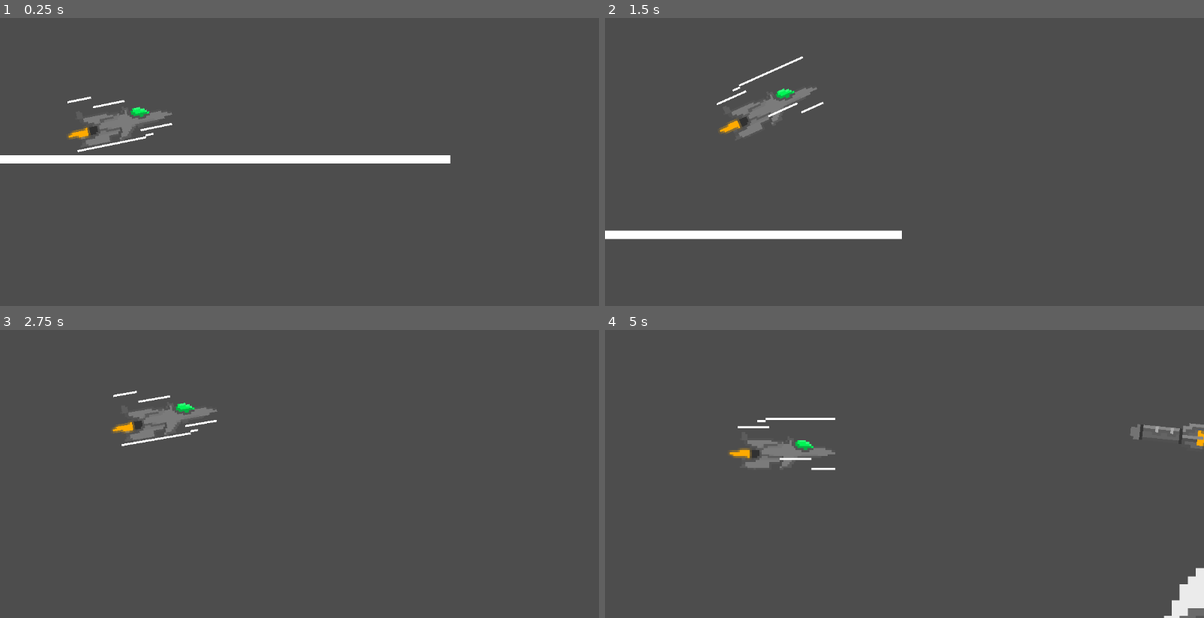
Above: before the commit, frames 1-4 (two rows, left to right).
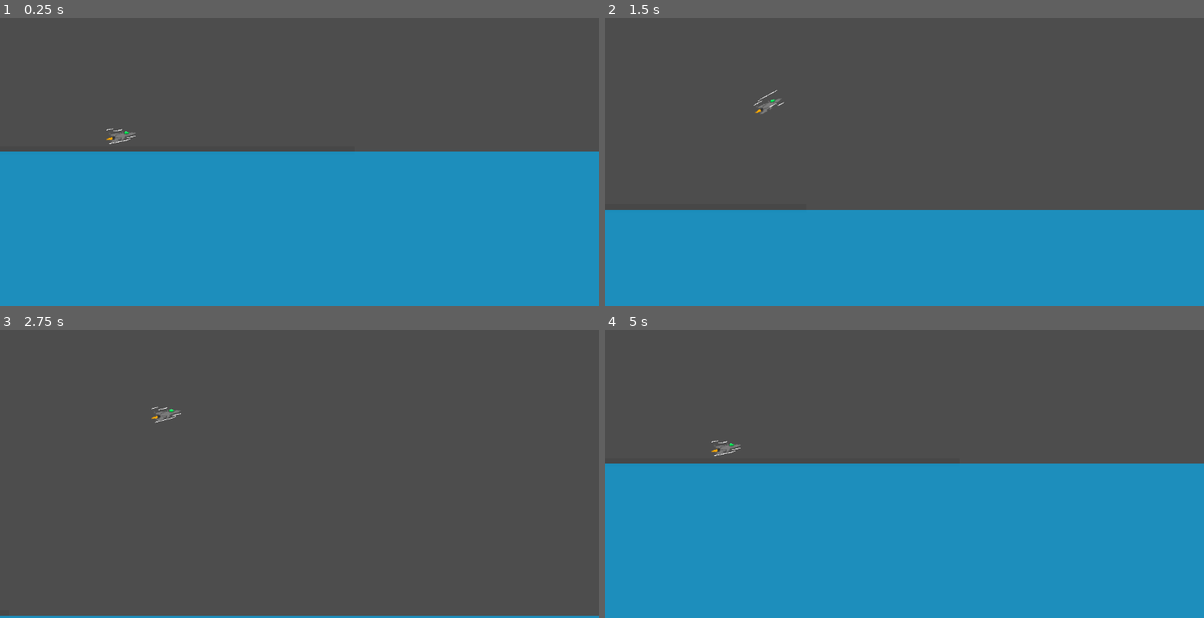
Above: after the commit, the same moments.

Repository: star6fish/DigitalTechInternalInternal
Game: Godot game, scene res://scenes/TestingScene.tscn
The game is run twice, just before and just after one commit, with the same random seed, the same clock (stepped at 60 frames per second) and the same inputs. The project has no main scene, so this scene is started directly.
Inputs:
- Up to frame 1 (0.25 s): no input
- Up to frame 2 (1.5 s): hold Right (ui_right) from 0.53 s (still down); tap Up (ui_up) at 0.77 s
- Up to frame 3 (2.75 s): tap Up (ui_up) at 1.52 s; release Right (ui_right) at 2.03 s; hold Left (ui_left) from 2.03 s (still down)
- Up to frame 4 (5 s): release Left (ui_left) at 2.78 s; hold Right (ui_right) 2.78-4.28 s; tap Up (ui_up) at 3.02, 3.77, 4.52 s; hold Left (ui_left) from 4.28 s (still down)

The runs differ from the first frame. In frame 1, 55% of the frame differs, in the area x 0-100%, y 27-100%; in frame 2, 34%; in frame 3, 1.8%; in frame 4, 55%, in the area x 0-100%, y 30-100%.

Commit message:
21/06/2024

Diff:
--- a/assets/Player.tscn
+++ b/assets/Player.tscn
@@ -30,7 +30,7 @@
 }]
 
 [node name="CharacterBody2D" type="CharacterBody2D"]
-scale = Vector2(3.84, 3.84)
+scale = Vector2(1.07735, 1.07735)
 script = ExtResource("1_5acs1")
 
 [node name="Area2D" type="Area2D" parent="."]
--- a/assets/missile.tscn
+++ b/assets/missile.tscn
@@ -30,7 +30,7 @@
 }]
 
 [node name="Node2D" type="Node2D"]
-scale = Vector2(2.6801, 2.6801)
+scale = Vector2(1.0001, 1.0001)
 script = ExtResource("1_lwwty")
 metadata/obstacle = true
 metadata/_edit_group_ = true
--- /dev/null
+++ b/assets/ocean.tscn
@@ -0,0 +1,18 @@
+[gd_scene load_steps=2 format=3 uid="uid://dpj1bnft2f0bf"]
+
+[sub_resource type="RectangleShape2D" id="RectangleShape2D_a3ulu"]
+
+[node name="Node2D" type="Node2D"]
+metadata/obstacle = true
+
+[node name="Area2D" type="Area2D" parent="."]
+
+[node name="CollisionShape2D" type="CollisionShape2D" parent="Area2D"]
+shape = SubResource("RectangleShape2D_a3ulu")
+
+[node name="ColorRect" type="ColorRect" parent="."]
+offset_left = -10.0
+offset_top = -10.0
+offset_right = 10.0
+offset_bottom = 10.0
+color = Color(0, 0.709804, 1, 0.623529)
--- a/scenes/TestingScene.tscn
+++ b/scenes/TestingScene.tscn
@@ -9,6 +9,7 @@
 [ext_resource type="PackedScene" uid="uid://wugcy6d5dvfq" path="res://assets/jetplane_obstacle2.tscn" id="6_tij6r"]
 [ext_resource type="PackedScene" uid="uid://c2glu2cqs7hwd" path="res://assets/jetplane_obstacle3.tscn" id="7_fleq2"]
 [ext_resource type="PackedScene" uid="uid://cyjlqnw5dsikp" path="res://assets/jetplane_obstacle4.tscn" id="8_271cl"]
+[ext_resource type="PackedScene" uid="uid://dpj1bnft2f0bf" path="res://assets/ocean.tscn" id="10_vq2ss"]
 
 [sub_resource type="RectangleShape2D" id="RectangleShape2D_y65k5"]
 size = Vector2(1217.5, 16.5)
@@ -28,6 +29,8 @@
 position = Vector2(0, 71)
 
 [node name="StaticBody2D" type="StaticBody2D" parent="."]
+position = Vector2(-354, 0)
+scale = Vector2(1.24, 1)
 
 [node name="CollisionShape2D" type="CollisionShape2D" parent="StaticBody2D"]
 position = Vector2(98.25, 93.75)
@@ -39,4 +42,9 @@
 offset_right = -482.0
 offset_bottom = 122.0
 scale = Vector2(43.468, 0.440001)
+color = Color(0.278431, 0.278431, 0.278431, 1)
 metadata/_edit_use_anchors_ = true
+
+[node name="Node2D" parent="." instance=ExtResource("10_vq2ss")]
+position = Vector2(624100, 5781)
+scale = Vector2(-64739.2, 568.407)
--- a/scripts/Player.gd
+++ b/scripts/Player.gd
@@ -58,3 +58,5 @@
 		velocity.y = 1 * (rotation * SPEED)
 
 	move_and_slide()
+
+	position.y = clamp(position.y, -1000, 200)
--- a/scripts/TestingScene.gd
+++ b/scripts/TestingScene.gd
@@ -40,8 +40,8 @@
 		Obstacle.position.x = $CharacterBody2D.position.x + 2000
 		Obstacle.position.y = randf_range(100, 200)
 	elif ObstacleSelect == MissileScene or ObstacleSelect == JetPlane_Obstacle1Scene or ObstacleSelect == JetPlane_Obstacle2Scene:
-		Obstacle.position.x = $CharacterBody2D.position.x + 2000
-		Obstacle.position.y = clamp(randf_range($CharacterBody2D.position.y - 50, $CharacterBody2D.position.y + 50), -2000, -320)
+		Obstacle.position.x = $CharacterBody2D.position.x + 1000
+		Obstacle.position.y = clamp(randf_range($CharacterBody2D.position.y - 50, $CharacterBody2D.position.y + 50), -1000, -320)
 
 	add_child(Obstacle)
 
Not shown: 1 places in scenes/TestingScene.tscn that only renumber resources
